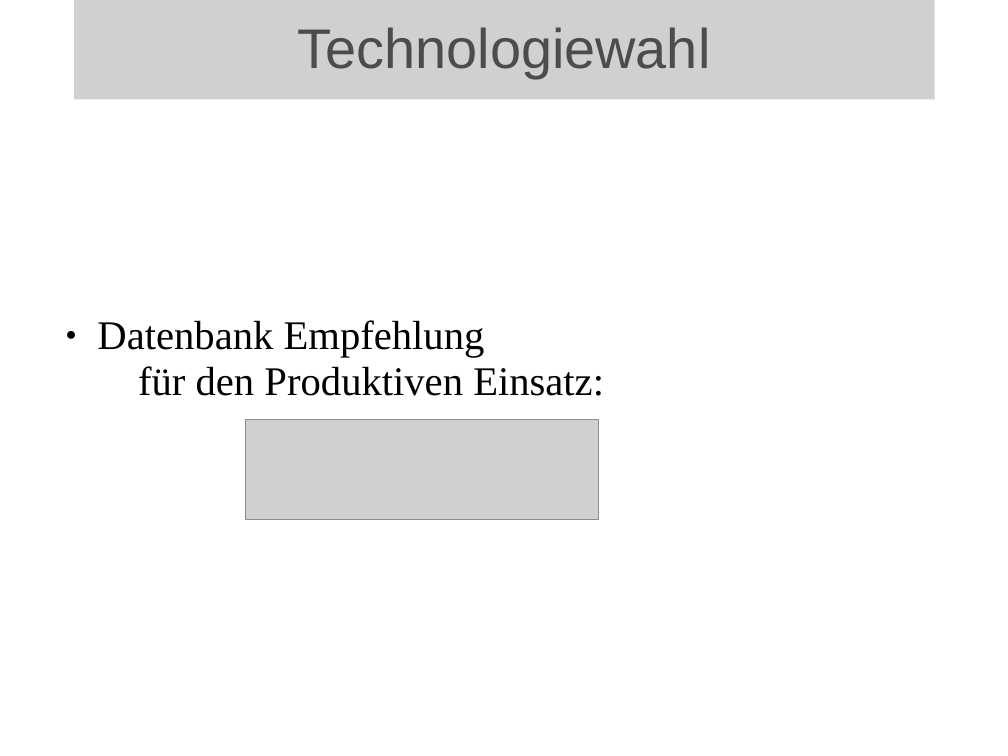
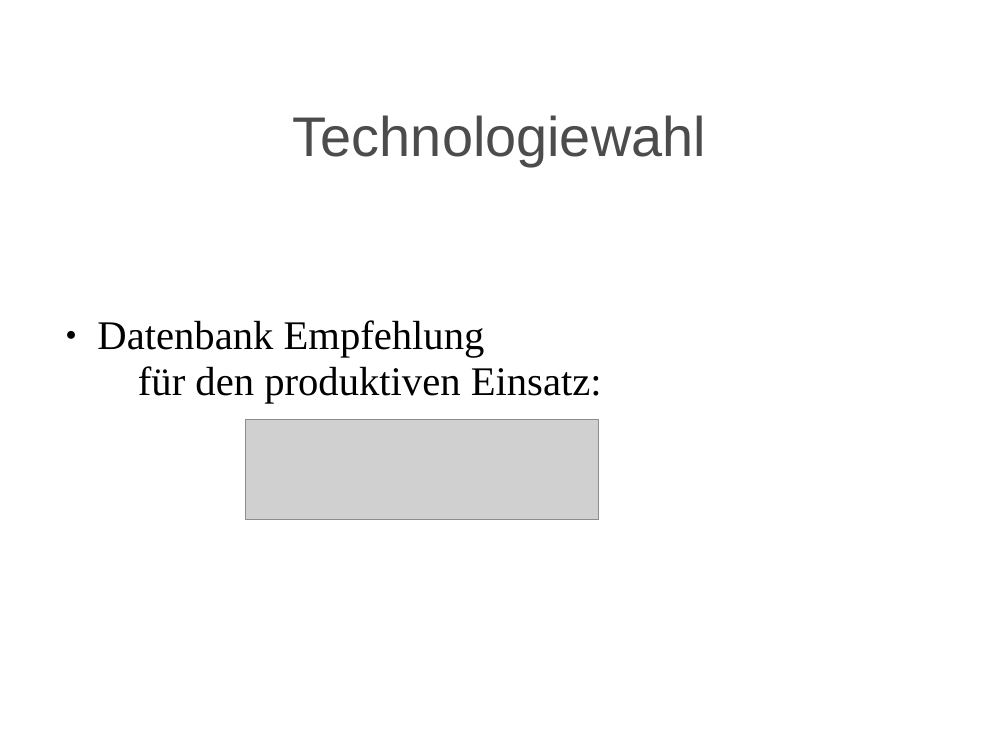
Before and after one commit to BackupTheBerlios/ticketline4032-svn, a slide deck: slide 4 of trunk/Dokumente/Allgemein/Projektmanagement/Statusbericht/mr2_folien.ppt. Drawn at 1008x756 pixels with LibreOffice and Linux fonts; fonts in the diff are those of the drawing; grey boxes stand for pictures; background and template pictures are left out. Boxes give left, top, right and bottom in pixels: in the first picture for what was removed or moved away, otherwise in the second. Text is boxed around its words. In the diff, an @@ line names an element or a change of style, - is before the commit and + after.

```diff
--- a/trunk/Dokumente/Allgemein/Projektmanagement/Statusbericht/mr2_folien.ppt
+++ b/trunk/Dokumente/Allgemein/Projektmanagement/Statusbericht/mr2_folien.ppt
@@ picture removed at [74,0,935,100] @@
-Technologiewahl
@@ title added at [293,115,706,166], 44 pt, text #4C4C4C @@
+Technologiewahl
@@ subtitle at [97,320,602,403]: text changed @@
-● Datenbank Empfehlung
-  für den Produktiven Einsatz:
+● Datenbank Empfehlung
+  für den produktiven Einsatz:
```
Also in this commit, not shown: 11 other slides changed.
